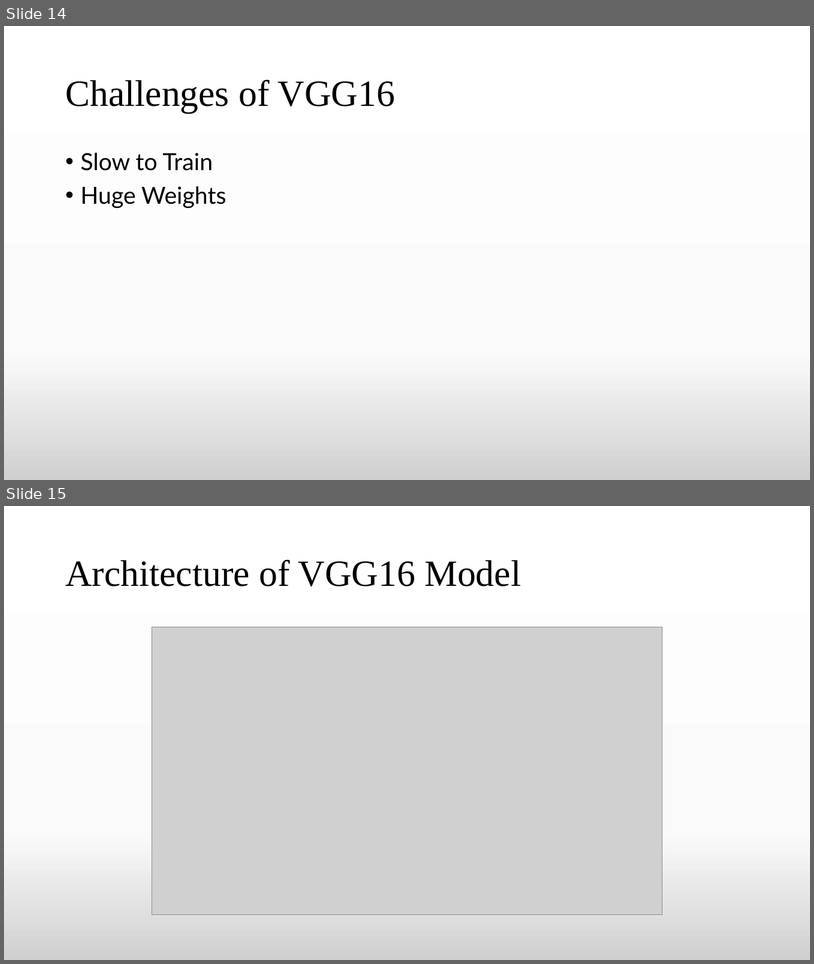
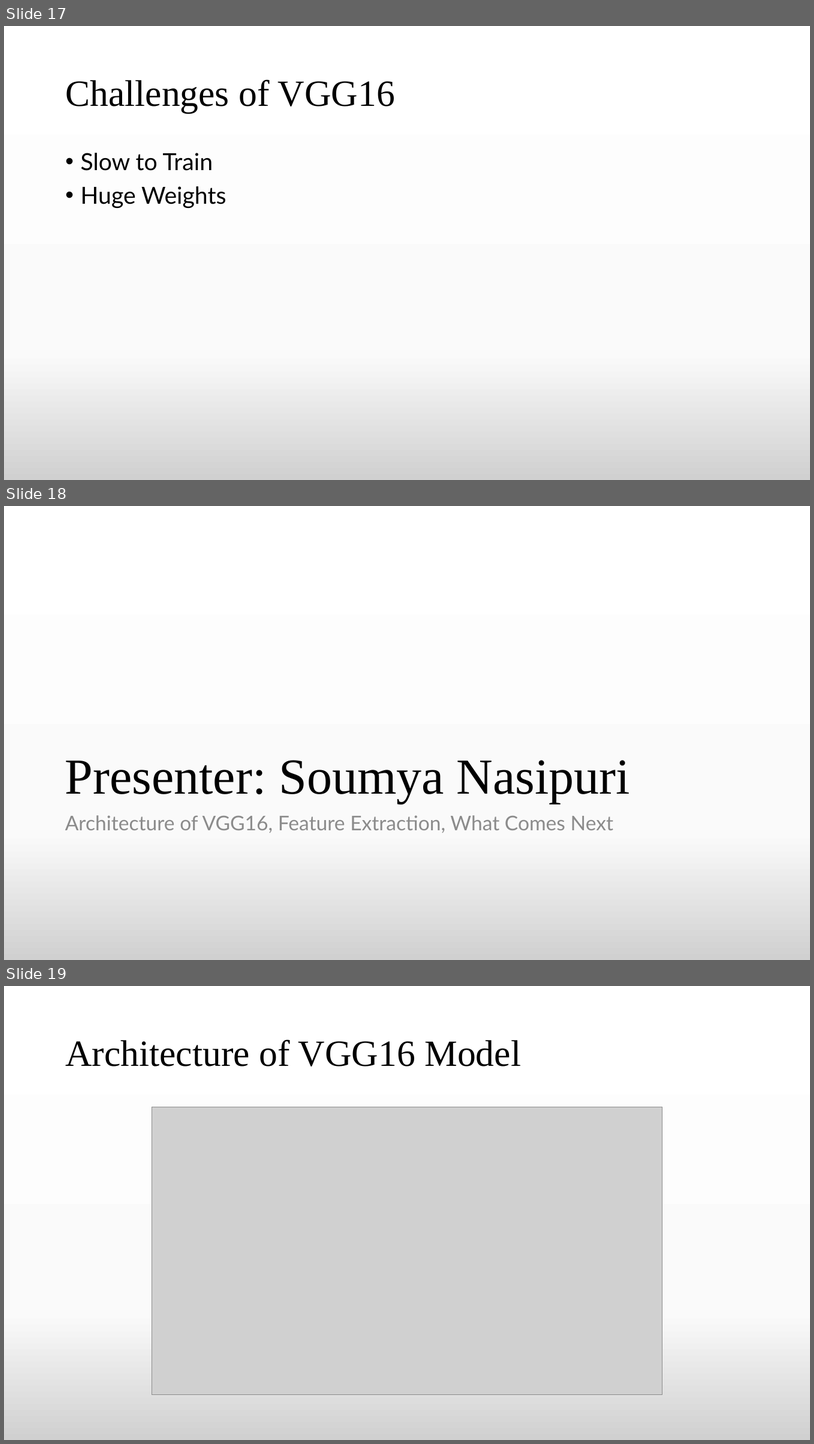
Before and after one commit to TheAnonymousMan/local-language-recognition-gcelt-class-2021, a slide deck: Documentation/4th Year Project Presentation.pptx. Shown one above the other, each under a label of ours: slides 14 and 15 before the commit, slides 17, 18 and 19 after it. The pictures are 814x964 and 814x1444 pixels, drawn with LibreOffice and Linux fonts; fonts in the diff are those of the drawing; grey boxes stand for pictures. Boxes give left, top, right and bottom in pixels: in the first picture for what was removed or moved away, otherwise in the second. Text is boxed around its words. In the diff, an @@ line names an element or a change of style, - is before the commit and + after.

```diff
--- a/Documentation/4th Year Project Presentation.pptx
+++ b/Documentation/4th Year Project Presentation.pptx
@@ slide 18 added at [4, 506, 810, 960], background gradient #FFFFFF to #FBFBFB to #D1D1D1 @@
@@ title added at [65, 760, 630, 803], 60 pt, text #000000 @@
+Presenter: Soumya Nasipuri
@@ text added at [65, 815, 614, 832], 24 pt, text #8C8C8C @@
+Architecture of VGG16, Feature Extraction, What Comes Next
@@ what was slide 14 is now slide 17 @@
@@ what was slide 15 is now slide 19 @@
```
Also in this commit, not shown: 3 other slides added.
